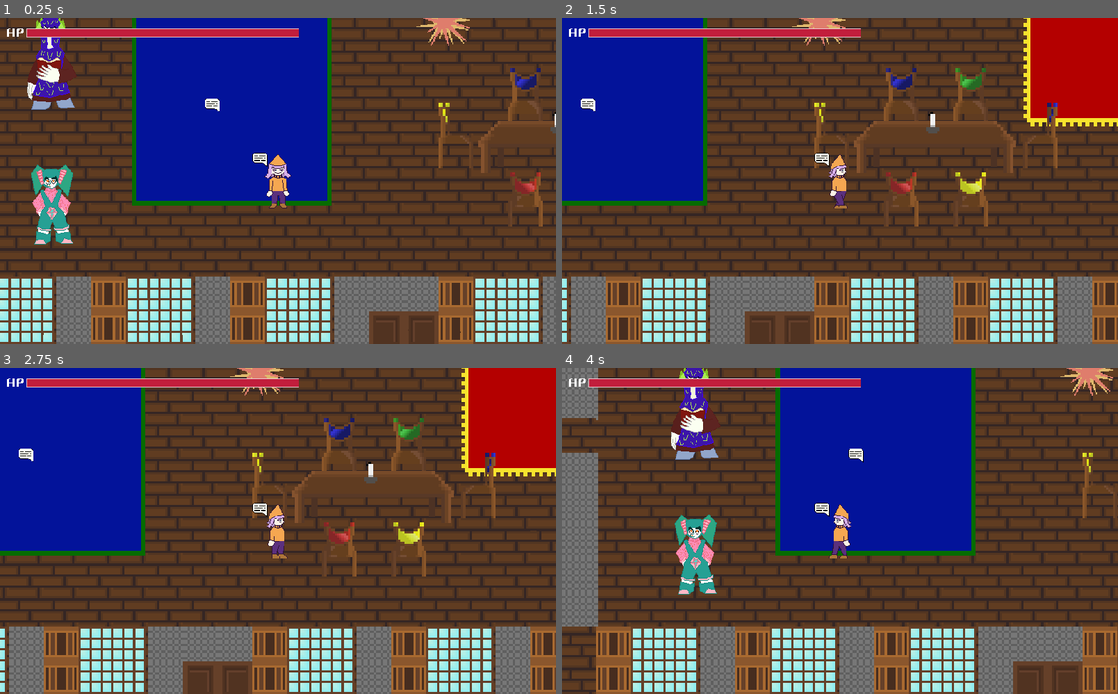
Above: before the commit, frames 1-4 (two rows, left to right).
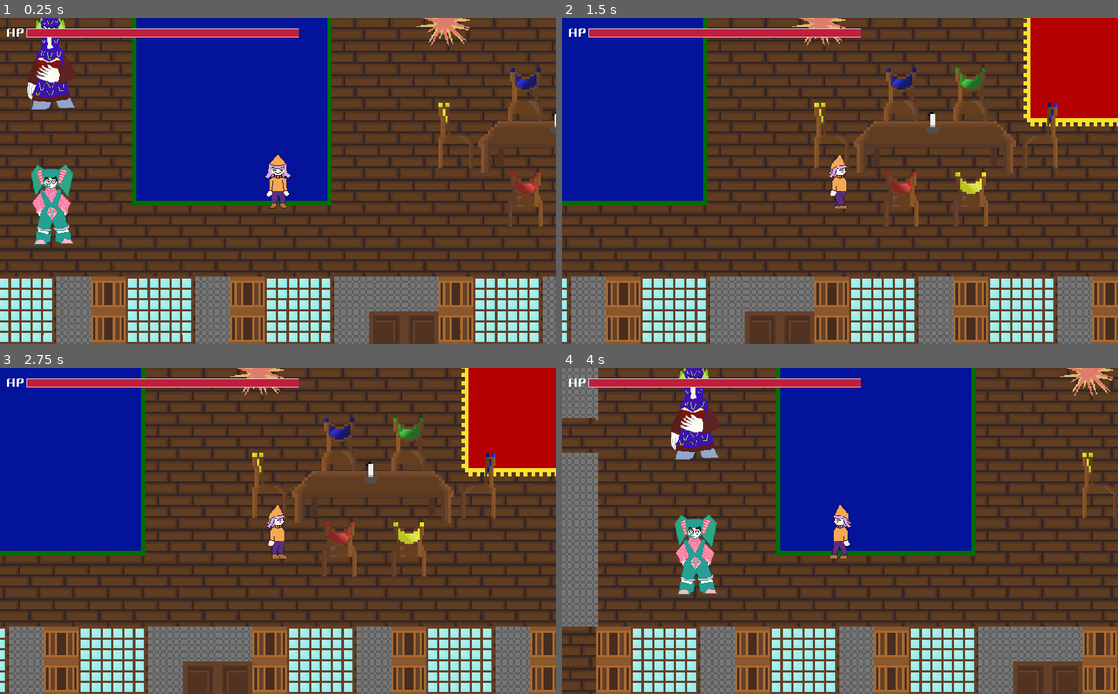
Above: after the commit, the same moments.

Repository: InKeaton/TheLibrarian
Game: Godot game, scene res://main.tscn
Same seed, same stepped clock (60 frames per second), same inputs: the game is played once before the commit and once after it. Sound files missing from this copy of the repository are replaced by a short silence.
Inputs:
- Up to frame 1 (0.25 s): no input
- Up to frame 2 (1.5 s): tap Enter at 0.5 s; hold Right (choice_right_down) from 0.53 s (still down); tap X (sprint) at 0.6 s; tap Z (talk) at 1.35 s
- Up to frame 3 (2.75 s): keep holding Right (choice_right_down); tap Space at 2 s; tap X (sprint) at 2.1 s
- Up to frame 4 (4 s): release Right (choice_right_down) at 2.78 s; hold Left (choice_left_up) from 2.78 s (still down); tap Z (talk) at 2.85 s; tap X (sprint) at 3.6 s

The runs differ from the first frame. In frame 1, 0.2% of the frame differs, in the area x 36-49%, y 24-46%; in frame 2, 0.2%; in frame 3, 0.2%; in frame 4, 0.2%, in the area x 45-55%, y 24-46%.

Commit message:
ADD: fixed tweens

Diff:
--- a/Dialogue/Dialogue.gd
+++ b/Dialogue/Dialogue.gd
@@ -8,7 +8,7 @@
 onready var voice_player := get_node("DialogueVoicePlayer") as AudioStreamPlayer
 onready var type_timer := get_node("TypeTyper") as Timer
 onready var pause_timer := get_node("PauseTimer") as Timer
-onready var tween := create_tween()
+onready var tween
 
 
 var _playing_voice := false
@@ -16,10 +16,11 @@
 signal message_completed()
 
 func show():
+	tween = get_tree().create_tween()
 	tween.tween_property(self, "modulate", Color("ffffff"), 0.15)
 
-
 func hide():
+	tween = get_tree().create_tween()
 	tween.tween_property(self, "modulate", Color("00ffffff"), 0.15)
 # Cambia il messaggio con quello di adesso, e fa partire la scrittura a schermo
 func update_message(message: String) -> void:
--- a/Dialogue/DialogueManager.gd
+++ b/Dialogue/DialogueManager.gd
@@ -55,6 +55,7 @@
 	get_tree().get_root().get_node("main/HUD").add_child(_dialogue_box)
 	_dialogue_box.connect("message_completed", self,"_on_message_completed")
 	_dialogue_box.show()
+	yield(get_tree().create_timer(.15), "timeout")
 
 # aggiorna il messaggio del dialogo e le variabili relative
 func updateDialogue() -> void:
@@ -64,8 +65,10 @@
 
 # conclude il dialogo
 func endDialogue() -> void:
+	# nasconde la dialogue box
+	_dialogue_box.hide()
+	yield(get_tree().create_timer(.15), "timeout")
 	# elimina la dialogue box
-	_dialogue_box.hide()
 	_dialogue_box.disconnect("message_completed", self,"_on_message_completed")
 	_dialogue_box.queue_free()
 	_dialogue_box = null
@@ -112,7 +115,7 @@
 
 # permettiamo l'inizio del dialogo
 func _on_Player_can_talk(interlocutor):
-	tween = create_tween()
+	tween = get_tree().create_tween()
 	# quando il giocatore è nei pressi di un NPC questi viene inviato
 	# al dialogue manager e salvato. Funziona anche come bool per capire
 	# se possiamo far partire un dialogo
@@ -120,9 +123,9 @@
 	# mostriamo l'icona per parlare quando necessario
 	if interlocutor:
 		$TalkIcon.set_position(interlocutor.position + interlocutor.data.bubble_pos)
-		tween.tween_property($TalkIcon/Icon, "modulate", Color("ffffff"), 0.15)
+		tween.tween_property($TalkIcon, "modulate", Color("ffffff"), 0.15)
 	else :
-		tween.tween_property($TalkIcon/Icon, "modulate", Color("00ffffff"), 0.15)
+		tween.tween_property($TalkIcon, "modulate", Color("00ffffff"), 0.15)
 
 # cambiamo l'opzione attuale in una scelta
 func _on_Player_change_choice(direction):
--- a/Dialogue/DialogueManager.tscn
+++ b/Dialogue/DialogueManager.tscn
@@ -7,3 +7,8 @@
 script = ExtResource( 1 )
 
 [node name="TalkIcon" parent="." instance=ExtResource( 2 )]
+modulate = Color( 1, 1, 1, 0 )
+margin_left = 180.0
+margin_top = -41.0
+margin_right = -807.0
+margin_bottom = -604.0
--- a/HUD/HUD.tscn
+++ b/HUD/HUD.tscn
@@ -1,14 +1,11 @@
-[gd_scene load_steps=4 format=2]
+[gd_scene load_steps=3 format=2]
 
 [ext_resource path="res://HUD/Lifebar.tscn" type="PackedScene" id=1]
-[ext_resource path="res://HUD/TalkIcon.tscn" type="PackedScene" id=2]
 [ext_resource path="res://HUD/HUD.gd" type="Script" id=3]
 
 [node name="HUD" type="CanvasLayer"]
 script = ExtResource( 3 )
 
-[node name="TalkIcon" parent="." instance=ExtResource( 2 )]
-
 [node name="Life" parent="." instance=ExtResource( 1 )]
 
 [connection signal="health_changed" from="." to="Life" method="_on_HUD_health_changed"]
--- a/Player/Player.gd
+++ b/Player/Player.gd
@@ -100,7 +100,7 @@
 			print(_health)
 
 # funzione principale che avviene una volta a frame
-func _process(delta):
+func _process(_delta):
 	# sezione dedicata al movimento
 	if !_is_in_dialogue:
 		# velocity è un vettore che rappresenta la velocità attuale del giocatore
--- a/main.tscn
+++ b/main.tscn
@@ -92,10 +92,8 @@
 [connection signal="change_choice" from="Player" to="DialogueManager" method="_on_Player_change_choice"]
 [connection signal="health_changed" from="Player" to="HUD" method="_on_Player_health_changed"]
 [connection signal="is_answering" from="Player" to="DialogueManager" method="_on_Player_is_answering"]
-[connection signal="check_if" from="DialogueManager" to="." method="_on_DialogueManager_check_if"]
 [connection signal="check_if" from="DialogueManager" to="SaveManager" method="_on_DialogueManager_check_if"]
 [connection signal="dialogue_ended" from="DialogueManager" to="Player" method="_on_DialogueManager_dialogue_ended"]
 [connection signal="dialogue_started" from="DialogueManager" to="Player" method="_on_DialogueManager_dialogue_started"]
-[connection signal="set_var" from="DialogueManager" to="." method="_on_DialogueManager_set_var"]
 [connection signal="set_var" from="DialogueManager" to="SaveManager" method="_on_DialogueManager_set_var"]
 [connection signal="if_result" from="SaveManager" to="DialogueManager" method="_on_SaveManager_if_result"]
